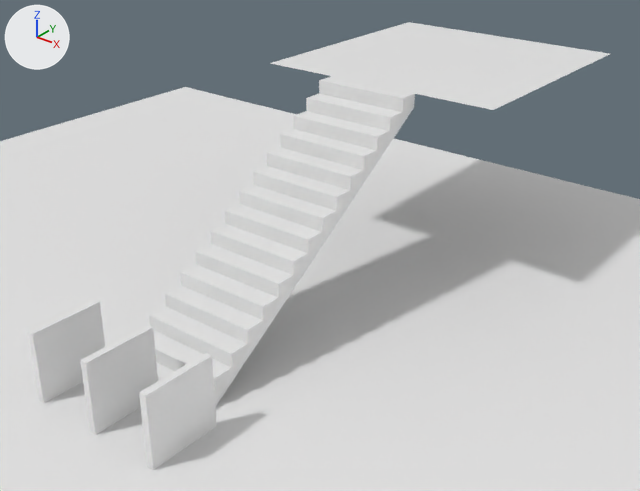
One commit to the FBX model Assets/Props/Escalator.fbx: the scene before it, then after it.
Before and after are seen from a 50 mm lens placed at (7.38, -5.94, 6.56), pointed at (-0.02, 3.31, 0.82). The lights are fixed; the arrows at upper left show +X, +Y and +Z. Where no turn or scale is listed for an object, it has been applied to the vertices.

Before the edit, the objects in view are built like this:
```python
me_mesh_21554064 = bpy.data.meshes.new('Mesh_21554064')
me_mesh_21554064.from_pydata([(-10.0, 10.0, 0.0), (-10.0, -10.0, 0.0), (10.0, 10.0, 0.0), (10.0, -10.0, 0.0)], [], [(1, 3, 2, 0)])
me_mesh_21583024 = bpy.data.meshes.new('Mesh_21583024')
me_mesh_21583024.from_pydata(...)  # a box spanning x -50.0..50.0, y -50.0..50.0, z -50.0..50.0
me_mesh_21613472 = bpy.data.meshes.new('Mesh_21613472')
me_mesh_21613472.from_pydata(...)  # a box spanning x -50.0..50.0, y -50.0..50.0, z -50.0..50.0
me_mesh_21643856 = bpy.data.meshes.new('Mesh_21643856')
me_mesh_21643856.from_pydata(...)  # a box spanning x -0.05..0.05, y -0.5..0.5, z -0.5..0.5
ob_ground_floor = bpy.data.objects.new('Ground Floor', me_mesh_21554064)
ob_ground_floor.location = (0.0, 0.0, 0.0)
ob_wall_1 = bpy.data.objects.new('Wall 1', me_mesh_21583024)
ob_wall_1.location = (-1.0, -0.5, 0.5)
ob_wall_1.rotation_euler = (1.571, 0.0, 0.0)  # degrees (90, 0, 0)
ob_wall_1.scale = (0.001, 0.01, 0.01)
ob_wall_2 = bpy.data.objects.new('Wall 2', me_mesh_21643856)
ob_wall_2.location = (0.0, -0.5, 0.5)
ob_wall_3 = bpy.data.objects.new('Wall 3', me_mesh_21613472)
ob_wall_3.location = (1.0, -0.5, 0.5)
ob_wall_3.rotation_euler = (1.571, 0.0, 0.0)  # degrees (90, 0, 0)
ob_wall_3.scale = (0.001, 0.01, 0.01)
# also in view: 'Stair' at (0.0, 2.25, 1.5); 'Second Floor' at (0.0, 6.5, 3.0)
```
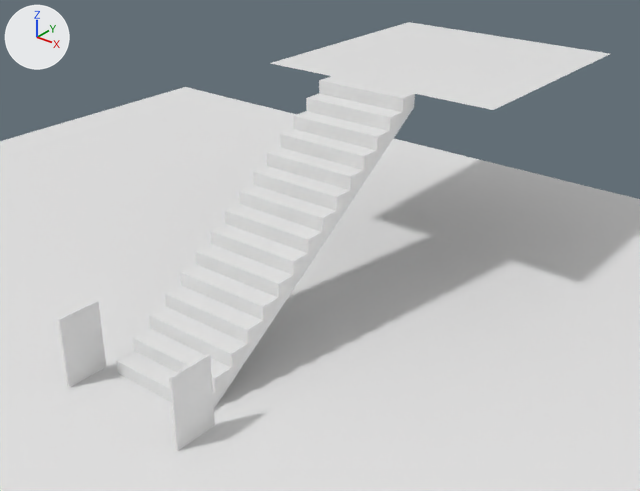
Location of each change, [x1, y1, x2, y2] in pixels of the pictures (640 x 491 px):
```json
{"object": "Wall 3", "change": "moved, rescaled", "before": [139, 353, 217, 470], "after": [169, 354, 215, 451], "on screen": "41% narrower, 17% shorter"}
{"object": "Wall 2", "change": "deleted", "before": [80, 325, 158, 435]}
{"object": "Wall 1", "change": "moved, rescaled", "before": [28, 300, 105, 403], "after": [57, 300, 106, 388], "on screen": "36% narrower, 14% shorter"}
```

Scene script edits in JSON lines:
```json
{"op": "set", "path": "ob_wall_1.location", "old": "(-1.0, -0.5, 0.5)", "new": "(-1.0, -0.3, 0.5)"}
{"op": "set", "path": "ob_wall_1.scale", "old": "(0.001, 0.01, 0.01)", "new": "(0.0004, 0.01, 0.006)"}
{"op": "set", "path": "ob_wall_3.location", "old": "(1.0, -0.5, 0.5)", "new": "(1.0, -0.3, 0.5)"}
{"op": "set", "path": "ob_wall_3.scale", "old": "(0.001, 0.01, 0.01)", "new": "(0.0004, 0.01, 0.006)"}
{"op": "remove", "block": "ob_wall_2", "code": ["ob_wall_2 = bpy.data.objects.new('Wall 2', me_mesh_21643856)", "ob_wall_2.location = (0.0, -0.5, 0.5)"]}
```
